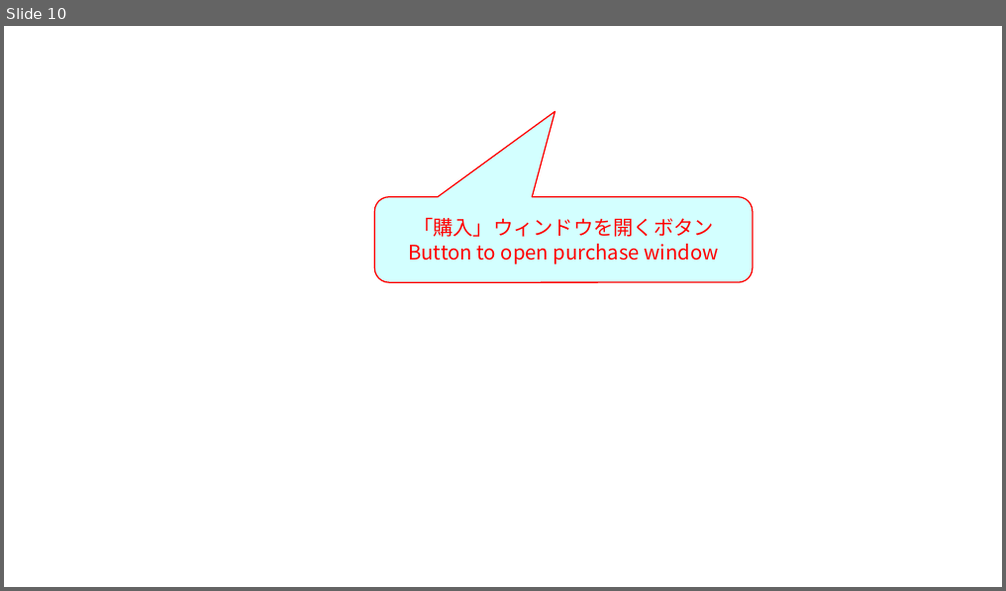
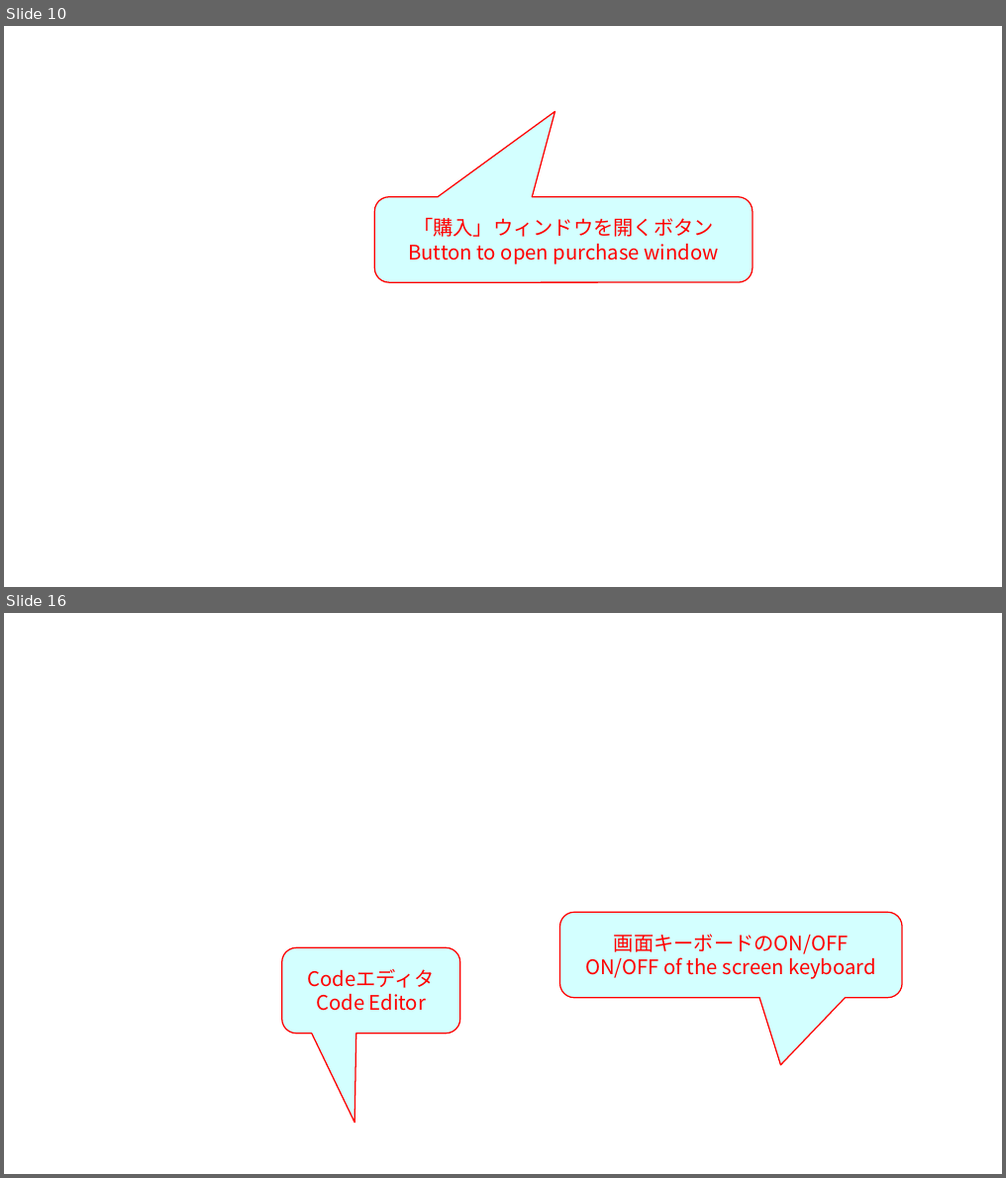
Before and after one commit to takezoff/x8support, a slide deck: work/x8_figures.odp. Shown one above the other, each under a label of ours: slide 10 before the commit, slides 10 and 16 after it; the slides between them are not shown. The pictures are 1006x591 and 1006x1178 pixels, drawn with LibreOffice and Linux fonts; fonts in the diff are those of the drawing; background and template pictures are left out. Boxes give left, top, right and bottom in pixels: in the first picture for what was removed or moved away, otherwise in the second. Text is boxed around its words. In the diff, an @@ line names an element or a change of style, - is before the commit and + after.

```diff
--- a/work/x8_figures.odp
+++ b/work/x8_figures.odp
@@ slide 16 added at bbox=[4, 613, 1002, 1174], background picture (left out) @@
@@ rounded speech box added at bbox=[560, 913, 902, 998], fill #CCFFFF at 85% opacity, outline #FF0000 0.99 pt, 16 pt, text #FF0000 @@
+画面キーボードのON/OFF
+ON/OFF of the screen keyboard
@@ rounded speech box added at bbox=[282, 948, 460, 1033], fill #CCFFFF at 85% opacity, outline #FF0000 0.99 pt, 16 pt, text #FF0000 @@
+Codeエディタ
+Code Editor
```
Also in this commit, not shown: 19 other slides added, 43 other files.
